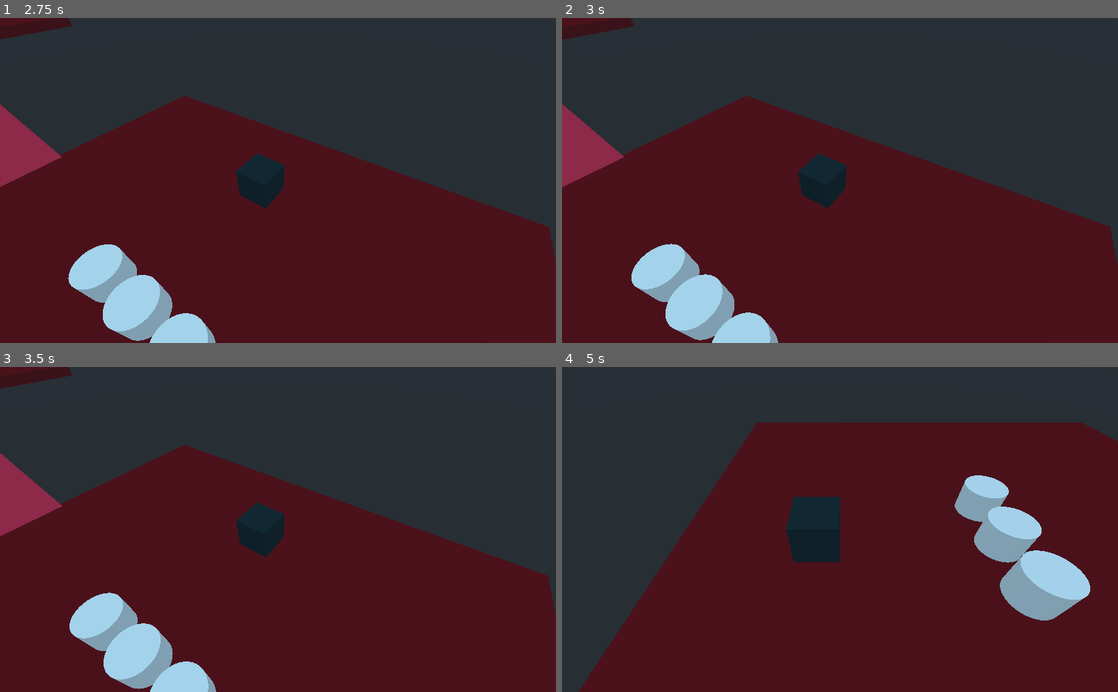
Above: before the commit, frames 1-4 (two rows, left to right).
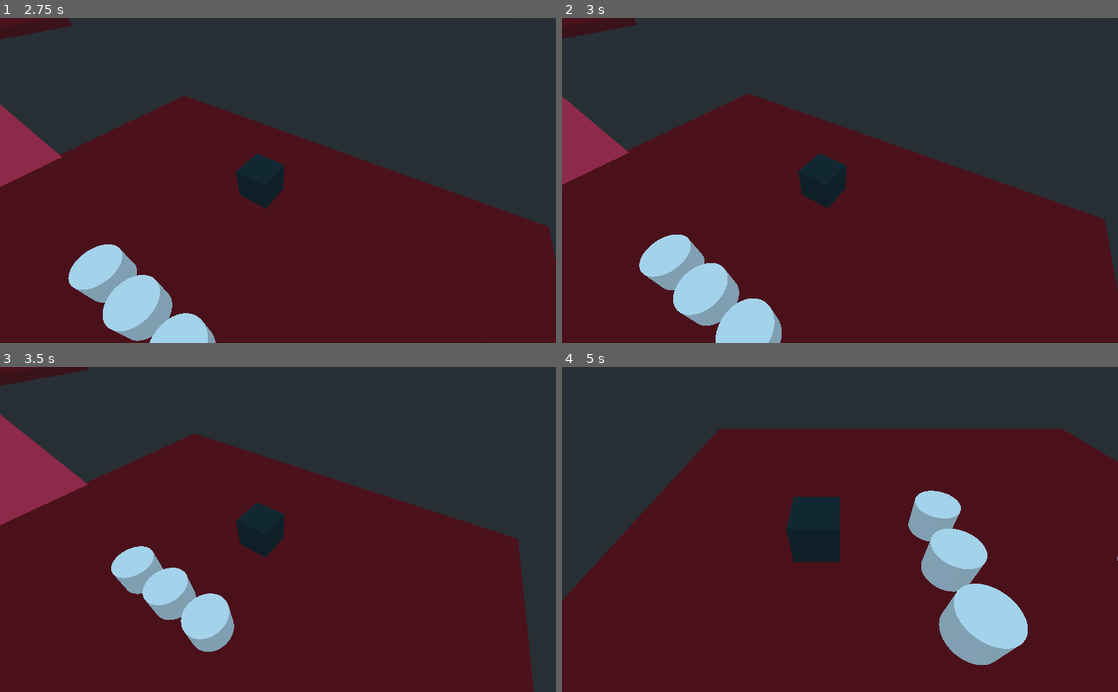
Above: after the commit, the same moments.

Repository: rafaelrpbelo/puko
Game: Godot game, scene res://Main.tscn
The game is run twice, just before and just after one commit, with the same random seed, the same clock (stepped at 60 frames per second) and the same inputs.
Inputs (mouse positions are in pixels of both pictures, inside the frame that each line leads up to):
- Up to frame 1 (2.75 s): tap Enter at 0.5 s; move the mouse to (400, 164) at 0.52 s; hold Middle mouse button (camera_rotate) 0.53-1.28 s; click (400, 164) at 0.67 s; tap Z (camera_reset_zoom) at 1.25 s; move the mouse to (166, 196) at 1.27 s; tap Mouse wheel up (camera_zoom_in) at 1.35 s; click (166, 196) at 1.42 s; move the mouse to (333, 109) at 2.02 s; hold Mouse wheel down (camera_zoom_out) from 2.03 s (still down); click (333, 109) at 2.17 s
- Up to frame 2 (3 s): move the mouse to (812, 245) at 2.77 s; release Mouse wheel down (camera_zoom_out) at 2.78 s; right-click (812, 245) at 2.85 s; click (812, 245) at 2.92 s
- Up to frame 3 (3.5 s): no input
- Up to frame 4 (5 s): move the mouse to (1006, 578) at 3.52 s; hold Middle mouse button (camera_rotate) 3.53-4.28 s; click (1006, 578) at 3.67 s; tap R (camera_reset_rotation) at 4.25 s; move the mouse to (673, 480) at 4.27 s; tap Mouse wheel up (camera_zoom_in) at 4.35 s; click (673, 480) at 4.42 s

Frame 1 is identical in both runs. In frame 2, 4.0% of the frame differs, in the area x 0-100%, y 0-100%; in frame 3, 15%; in frame 4, 20%, in the area x 0-100%, y 17-100%.
Error before the commit: Invalid type in function 'get_node' in base 'KinematicBody (Player.gd)'. Cannot convert argument 1 from Nil to NodePath. (res://Player.gd:9)

Commit message:
Turn Player into a scene

Diff:
--- a/Main.tscn
+++ b/Main.tscn
@@ -1,7 +1,6 @@
-[gd_scene load_steps=15 format=2]
+[gd_scene load_steps=11 format=2]
 
-[ext_resource path="res://Player.gd" type="Script" id=1]
-[ext_resource path="res://Camera.gd" type="Script" id=2]
+[ext_resource path="res://Player.tscn" type="PackedScene" id=1]
 
 [sub_resource type="NavigationMesh" id=1]
 vertices = PoolVector3Array( -31.8686, 5.51764, 1.8, -31.8686, 5.51764, -1.5, -33.9686, 5.91764, -1.5, -33.9686, 5.9176 …(3124 unchanged characters)…
@@ -30,13 +29,6 @@
 
 [sub_resource type="ConcavePolygonShape" id=9]
 data = PoolVector3Array( -10, 1, 3, 10, 1, 3, -10, -1, 3, 10, 1, 3, 10, -1, 3, -10, -1, 3, 10, 1, -3, -10, 1, -3, 10, - …(320 unchanged characters)…
-
-[sub_resource type="BoxShape" id=10]
-
-[sub_resource type="CubeMesh" id=11]
-
-[sub_resource type="SpatialMaterial" id=12]
-albedo_color = Color( 0.0666667, 0.172549, 0.196078, 1 )
 
 [node name="Spatial" type="Spatial"]
 
@@ -94,27 +86,5 @@
 [node name="CollisionShape" type="CollisionShape" parent="Map/NavigationMeshInstance/MeshInstance6/StaticBody"]
 shape = SubResource( 9 )
 
-[node name="Player" type="KinematicBody" parent="Map"]
-transform = Transform( 1, 0, 0, 0, 1, 0, 0, 0, 1, 0, 1.5397, -8.34018 )
-script = ExtResource( 1 )
-
-[node name="CollisionShape" type="CollisionShape" parent="Map/Player"]
-shape = SubResource( 10 )
-
-[node name="MeshInstance" type="MeshInstance" parent="Map/Player"]
-mesh = SubResource( 11 )
-material/0 = SubResource( 12 )
-
-[node name="CameraGimbal" type="Spatial" parent="Map/Player"]
-
-[node name="CameraController" type="Spatial" parent="Map/Player/CameraGimbal"]
-transform = Transform( -1.62921e-07, 0.707107, -0.707107, 0, 0.707107, 0.707107, 1, 1.15202e-07, -1.15202e-07, -10, 10, 0 )
-__meta__ = {
-"_editor_description_": ""
-}
-
-[node name="Camera" type="Camera" parent="Map/Player/CameraGimbal/CameraController"]
-transform = Transform( 1, 5.68434e-13, -5.68434e-13, 0, 1, -1.32716e-14, 0, -1.32716e-14, 1, 1.01441, 1.19209e-07, 0 )
-script = ExtResource( 2 )
-gimbal_path = NodePath("../..")
-player_path = NodePath("../../..")
+[node name="Player" parent="Map" instance=ExtResource( 1 )]
+navigation_path = NodePath("..")
--- /dev/null
+++ b/Player.tscn
@@ -0,0 +1,36 @@
+[gd_scene load_steps=6 format=2]
+
+[ext_resource path="res://Camera.gd" type="Script" id=1]
+[ext_resource path="res://Player.gd" type="Script" id=2]
+
+[sub_resource type="BoxShape" id=10]
+
+[sub_resource type="CubeMesh" id=11]
+
+[sub_resource type="SpatialMaterial" id=12]
+albedo_color = Color( 0.0666667, 0.172549, 0.196078, 1 )
+
+[node name="Player" type="KinematicBody"]
+transform = Transform( 1, 0, 0, 0, 1, 0, 0, 0, 1, 0, 1.5397, -8.34018 )
+script = ExtResource( 2 )
+
+[node name="CollisionShape" type="CollisionShape" parent="."]
+shape = SubResource( 10 )
+
+[node name="MeshInstance" type="MeshInstance" parent="."]
+mesh = SubResource( 11 )
+material/0 = SubResource( 12 )
+
+[node name="CameraGimbal" type="Spatial" parent="."]
+
+[node name="CameraController" type="Spatial" parent="CameraGimbal"]
+transform = Transform( -1.62921e-07, 0.707107, -0.707107, 0, 0.707107, 0.707107, 1, 1.15202e-07, -1.15202e-07, -10, 10, 0 )
+__meta__ = {
+"_editor_description_": ""
+}
+
+[node name="Camera" type="Camera" parent="CameraGimbal/CameraController"]
+transform = Transform( 1, 5.68434e-13, -5.68434e-13, 0, 1, -1.32716e-14, 0, -1.32716e-14, 1, 1.01441, 1.19209e-07, 0 )
+script = ExtResource( 1 )
+gimbal_path = NodePath("../..")
+player_path = NodePath("../../..")
